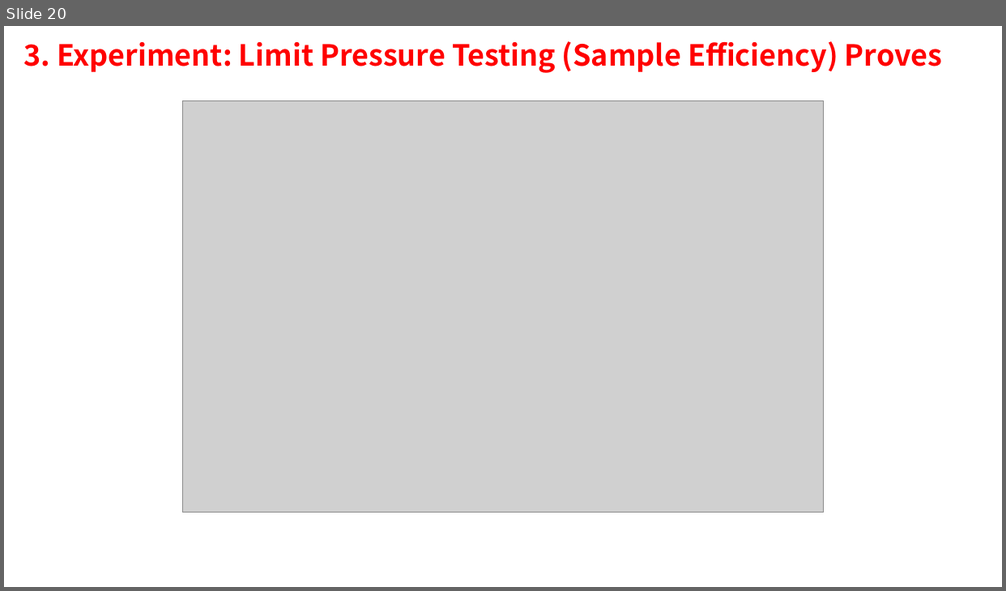
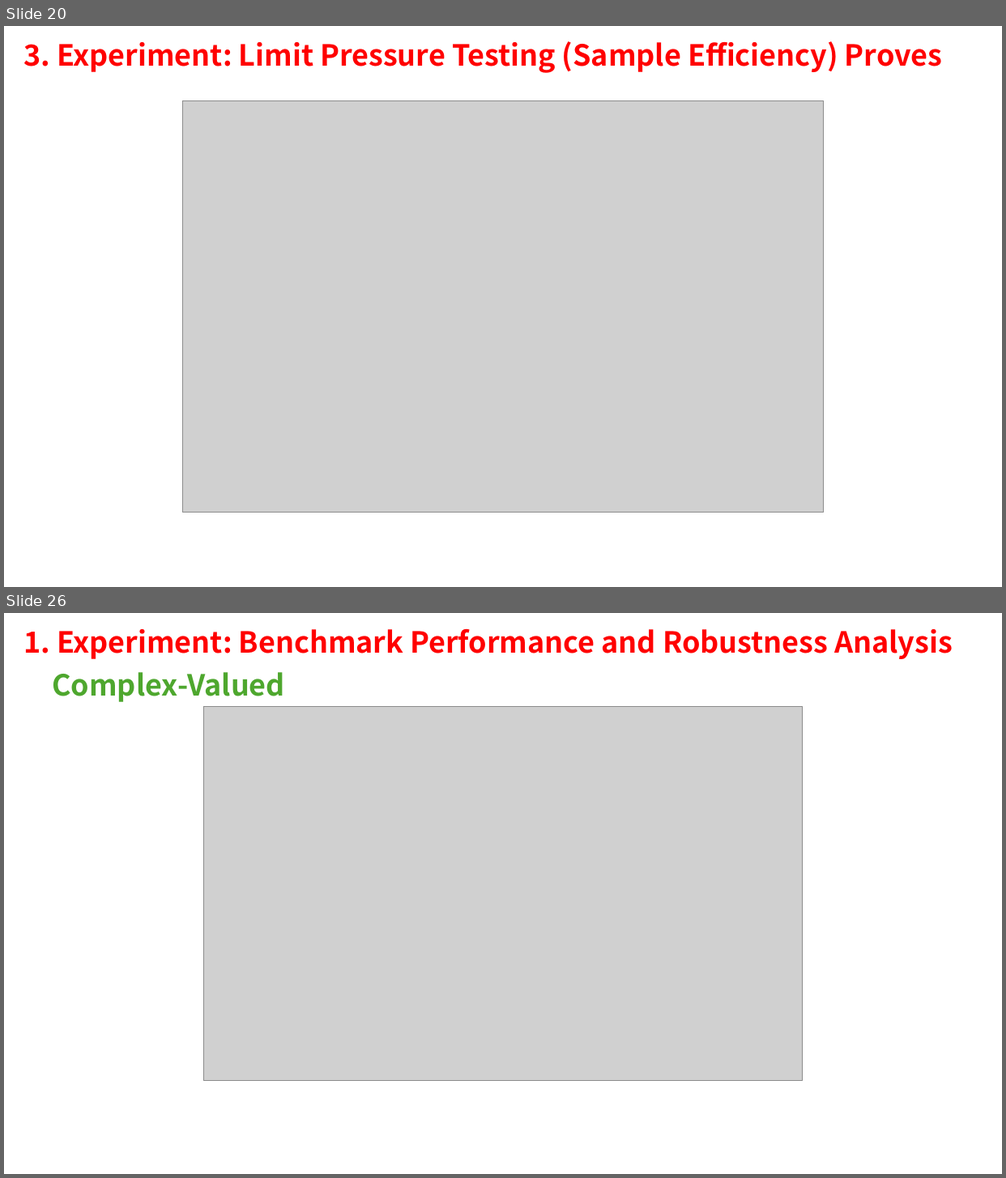
Before and after one commit to ziyuan-li/1d_pure, a slide deck: 1DPURe.pptx. Shown one above the other, each under a label of ours: slide 20 before the commit, slides 20 and 26 after it; the slides between them are not shown. The pictures are 1006x591 and 1006x1178 pixels, drawn with LibreOffice and Linux fonts; fonts in the diff are those of the drawing; grey boxes stand for pictures. Boxes give left, top, right and bottom in pixels: in the first picture for what was removed or moved away, otherwise in the second. Text is boxed around its words. In the diff, an @@ line names an element or a change of style, - is before the commit and + after.

```diff
--- a/1DPURe.pptx
+++ b/1DPURe.pptx
@@ slide 26 added at [4,613,1002,1174], background #FFFFFF @@
@@ text added at [23,629,953,659], 28 pt, text #FF0000, bold @@
+1. Experiment: Benchmark Performance and Robustness Analysis
@@ text added at [52,672,285,702], 28 pt, text #4EA72E, bold @@
+Complex-Valued
@@ picture added at [204,707,803,1081] @@
```
Also in this commit, not shown: 9 slides changed, 10 other slides added, 1 other file.
